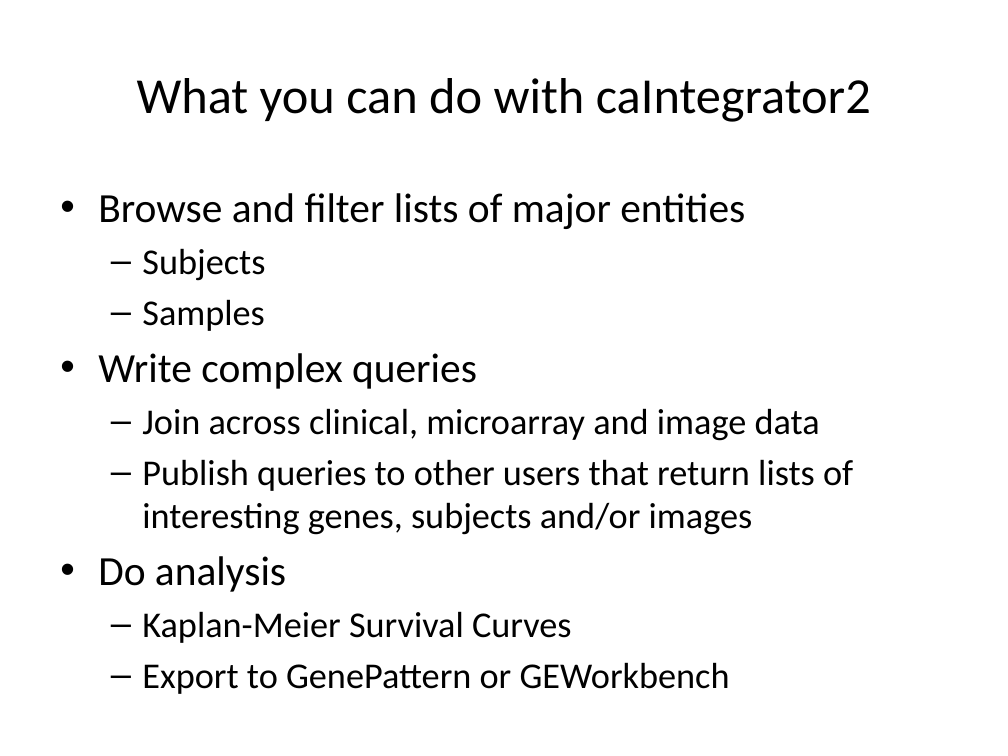
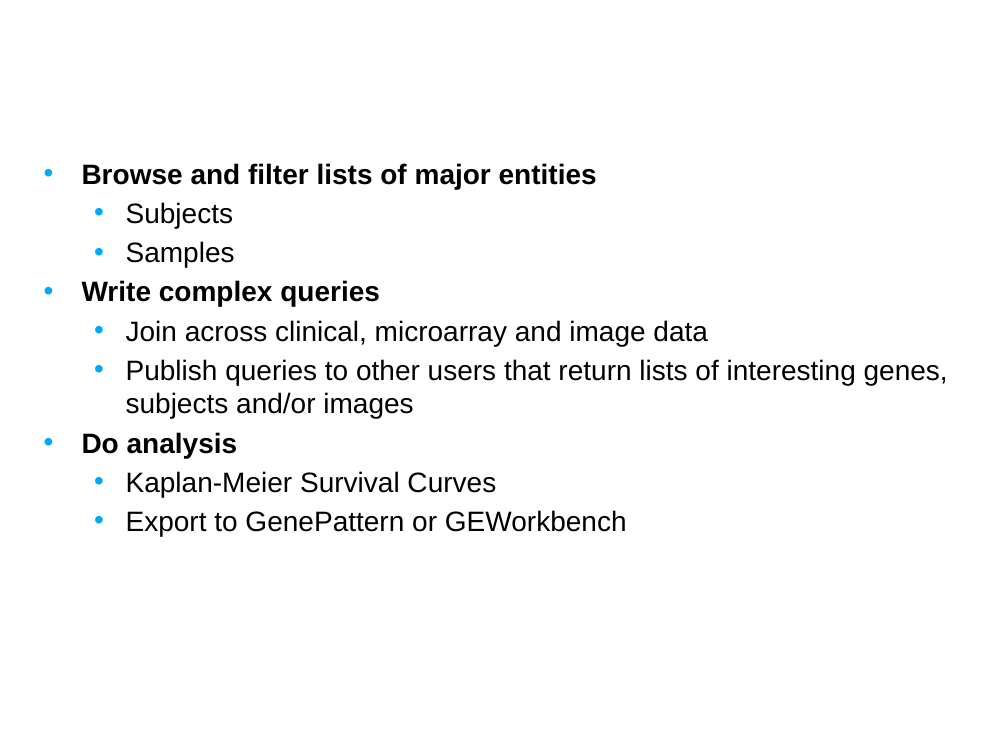
Before and after one commit to NCIP/caintegrator, a slide deck: slide 5 of docs/project_management/external_meetings/ICR Workspace Mtg Sept 2008 Slides.pptx. Drawn at 1008x756 pixels with LibreOffice and Linux fonts; fonts in the diff are those of the drawing; background and template pictures are left out. Boxes give left, top, right and bottom in pixels: in the first picture for what was removed or moved away, otherwise in the second. Text is boxed around its words. In the diff, an @@ line names an element or a change of style, - is before the commit and + after.

```diff
--- a/docs/project_management/external_meetings/ICR Workspace Mtg Sept 2008 Slides.pptx
+++ b/docs/project_management/external_meetings/ICR Workspace Mtg Sept 2008 Slides.pptx
@@ text "Browse and filter lists of ...": place and size @@
-text "Browse and filter lists of ..." at bbox=[98, 193, 853, 694]
+text "Browse and filter lists of ..." at bbox=[82, 163, 948, 536]
@@ text "Browse and filter lists of ..." at bbox=[82, 163, 948, 536]: size 29.6 to 20 pt, bold on in "Browse and filter lists of major entities", "Write complex queries", "Do analysis"; font Calibri to Arial; size 25.9 to 20 pt in "Subjects", "Samples", "Join across clinical, microarray and image data", "Publish queries to other users that return ..." and 2 more places; less space between paragraphs; bullet – to • @@
@@ title at bbox=[82, 433, 119, 454]: text changed; font Calibri to Arial; text colour #000000 to #FFFFFF; bold on @@
-What you can do with caIntegrator2
+What caIntegrator2 can do
```
Also in this commit, not shown: 9 other slides changed.
